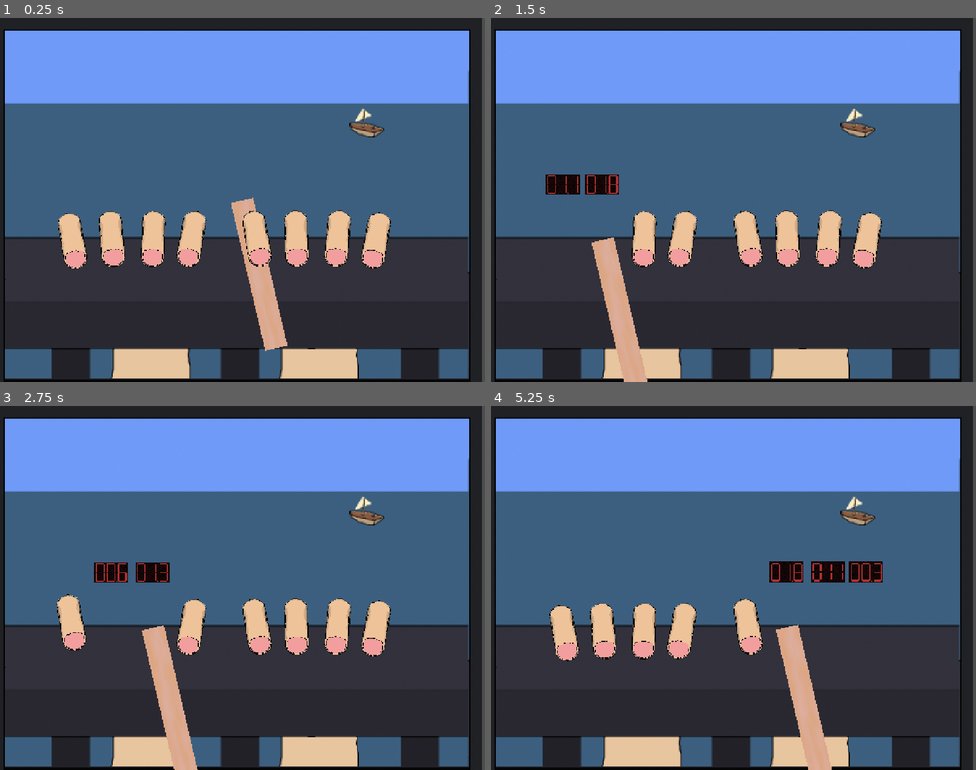
Above: before the commit, frames 1-4 (two rows, left to right).
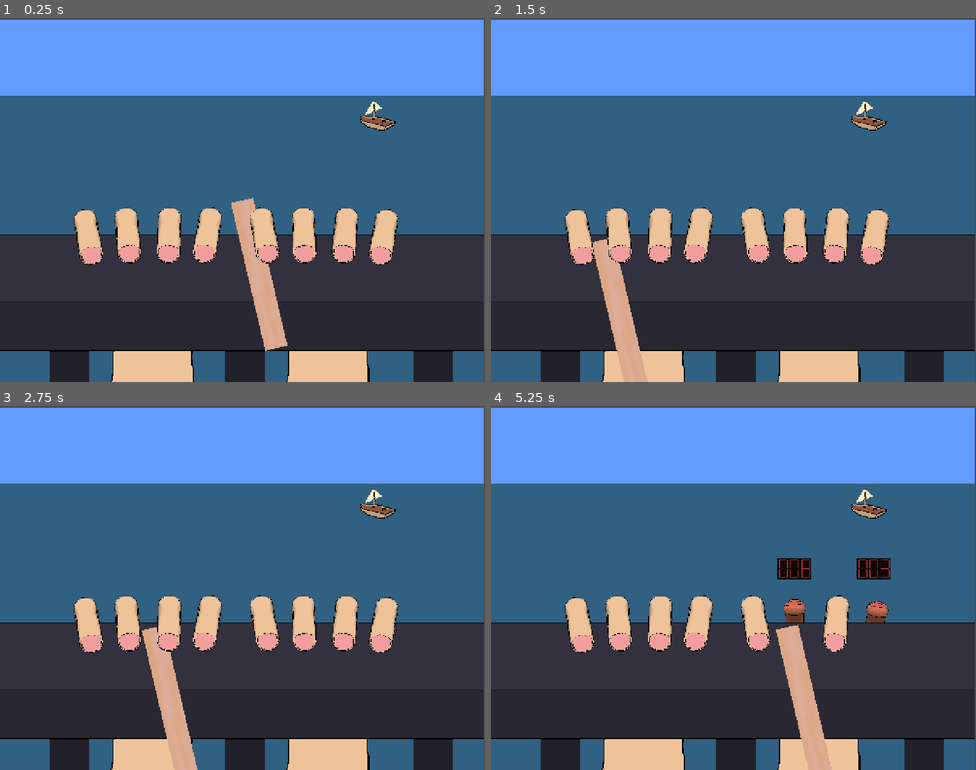
Above: after the commit, the same moments.

Repository: tom-frantz/gmtk-2026
Game: Godot game, scene res://scenes/minigames/finger_hammer/minigame_finger_hammer.tscn
The game is run twice, just before and just after one commit, with the same random seed, the same clock (stepped at 60 frames per second) and the same inputs. This scene is started directly instead of the project's main scene. Sound files missing from this copy of the repository are replaced by a short silence.
Inputs (mouse positions are in pixels of both pictures, inside the frame that each line leads up to):
- Up to frame 1 (0.25 s): no input
- Up to frame 2 (1.5 s): tap Enter at 0.5 s; move the mouse to (563, 240) at 0.52 s; click (563, 240) at 0.6 s; tap Space at 1.25 s; move the mouse to (602, 240) at 1.27 s; click (602, 240) at 1.35 s
- Up to frame 3 (2.75 s): tap Enter at 2 s; move the mouse to (155, 628) at 2.02 s; click (155, 628) at 2.1 s
- Up to frame 4 (5.25 s): move the mouse to (685, 628) at 2.77 s; click (685, 628) at 2.85 s; move the mouse to (869, 628) at 3.52 s; click (869, 628) at 3.6 s; move the mouse to (830, 628) at 4.27 s; click (830, 628) at 4.35 s; move the mouse to (786, 628) at 5.02 s; click (786, 628) at 5.1 s

The runs differ from the first frame. In frame 1, 19% of the frame differs, in the area x 0-100%, y 0-100%; in frame 2, 19%; in frame 3, 19%; in frame 4, 19%.

Commit message:
minigame finger hammer - Use new sprites and position hands

Diff:
--- a/scenes/minigames/finger_hammer/minigame_finger_hammer.tscn
+++ b/scenes/minigames/finger_hammer/minigame_finger_hammer.tscn
@@ -1,22 +1,32 @@
 [gd_scene format=3 uid="uid://dq7lh25bpwk60"]
 
 [ext_resource type="PackedScene" uid="uid://dfsmjfq6108nn" path="res://scenes/minigames/finger_hammer/hanging_hand.tscn" id="1_6wff3"]
-[ext_resource type="Texture2D" uid="uid://ccxmbg44wp45p" path="res://assets/hanging_finger_background.png" id="1_nwhn8"]
+[ext_resource type="Texture2D" uid="uid://dhjahxyuk25pc" path="res://assets/finger_hammer_background.png" id="1_msbi8"]
+[ext_resource type="Texture2D" uid="uid://dx4nmvdlbs465" path="res://assets/finger_hammer_background_shelf.png" id="2_msbi8"]
 [ext_resource type="PackedScene" uid="uid://cnt83k4b2un1u" path="res://scenes/minigames/finger_hammer/hammer.tscn" id="2_wf0d3"]
 
 [node name="Node2D" type="Node2D" unique_id=536377200]
 
 [node name="MinigameFingerHammer" type="Sprite2D" parent="." unique_id=1289208709]
-position = Vector2(635.45636, 493)
-scale = Vector2(1.4389534, 1.4389535)
-texture = ExtResource("1_nwhn8")
+z_index = -10
+texture_filter = 1
+position = Vector2(639.0349, 483.22388)
+scale = Vector2(0.9983829, 0.99838305)
+texture = ExtResource("1_msbi8")
+
+[node name="Bridge" type="Sprite2D" parent="." unique_id=2115578076]
+position = Vector2(635, 482)
+scale = Vector2(0.99999994, 0.99999994)
+texture = ExtResource("2_msbi8")
 
 [node name="LeftHand" parent="." unique_id=1067559394 instance=ExtResource("1_6wff3")]
-position = Vector2(349, 584)
+position = Vector2(391, 574)
+finger_timeouts = Array[float]([5.0, 3.0, 2.0, 1.0])
 
 [node name="RightHand" parent="." unique_id=2017700433 instance=ExtResource("1_6wff3")]
-position = Vector2(836, 583)
+position = Vector2(856, 574)
 is_right = true
+finger_timeouts = Array[float]([2.0, 1.0, 1.0, 0.5])
 
 [node name="Hammer" parent="." unique_id=641361467 instance=ExtResource("2_wf0d3")]
 position = Vector2(729, 718)
